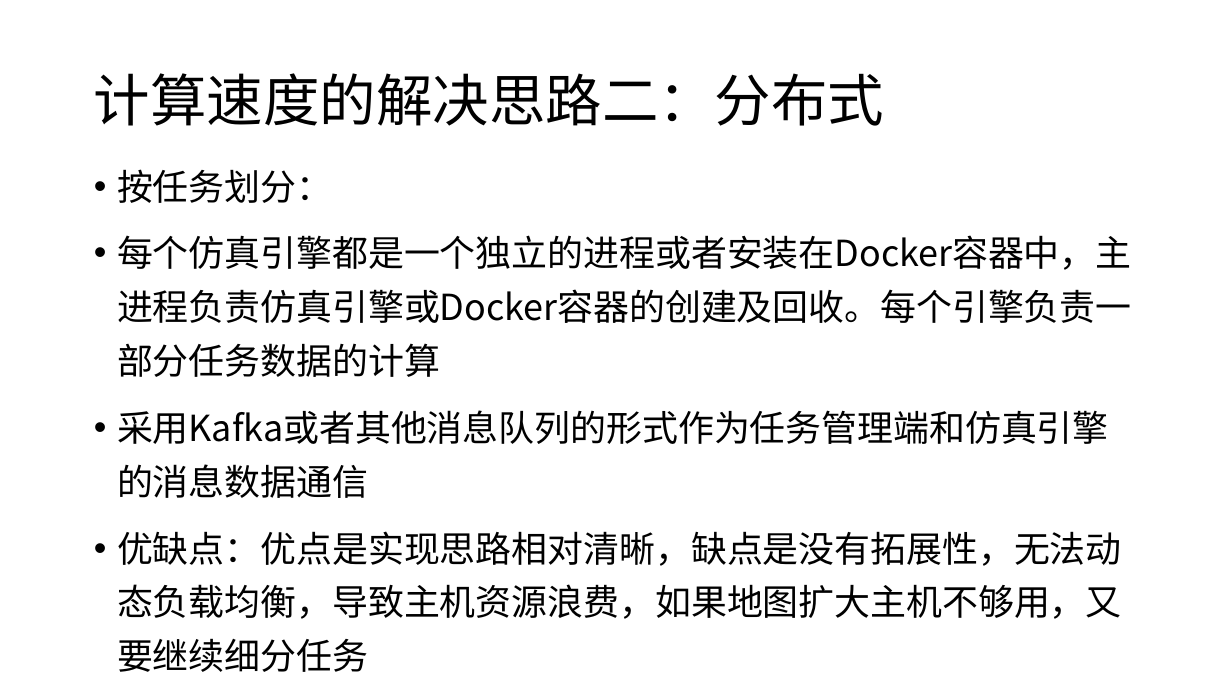
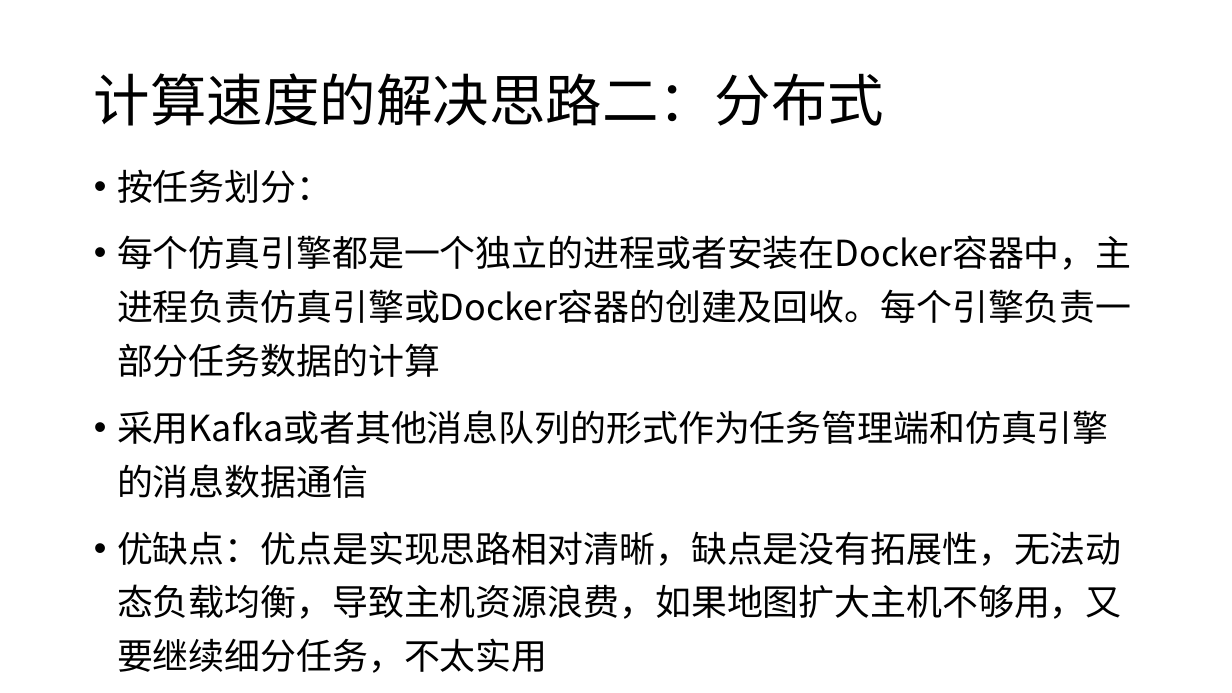
Before and after one commit to pangliangzju/sucsoft-lzjt, a slide deck: slide 7 of 计算速度的解决思路.pptx. Drawn at 1232x693 pixels with LibreOffice and Linux fonts; fonts in the diff are those of the drawing. Boxes give left, top, right and bottom in pixels: in the first picture for what was removed or moved away, otherwise in the second. Text is boxed around its words. In the diff, an @@ line names an element or a change of style, - is before the commit and + after.

```diff
--- a/计算速度的解决思路.pptx
+++ b/计算速度的解决思路.pptx
@@ text at (117,531,1122,673): text changed @@
-• 优缺点：优点是实现思路相对清晰，缺点是没有拓展性，无法动态负载均衡，导致主机资源浪费，如果地图扩大主机不够用，又要继续细分任务
+• 优缺点：优点是实现思路相对清晰，缺点是没有拓展性，无法动态负载均衡，导致主机资源浪费，如果地图扩大主机不够用，又要继续细分任务，不太实用
```
Also in this commit, not shown: 1 other slide changed, 2 other files.
